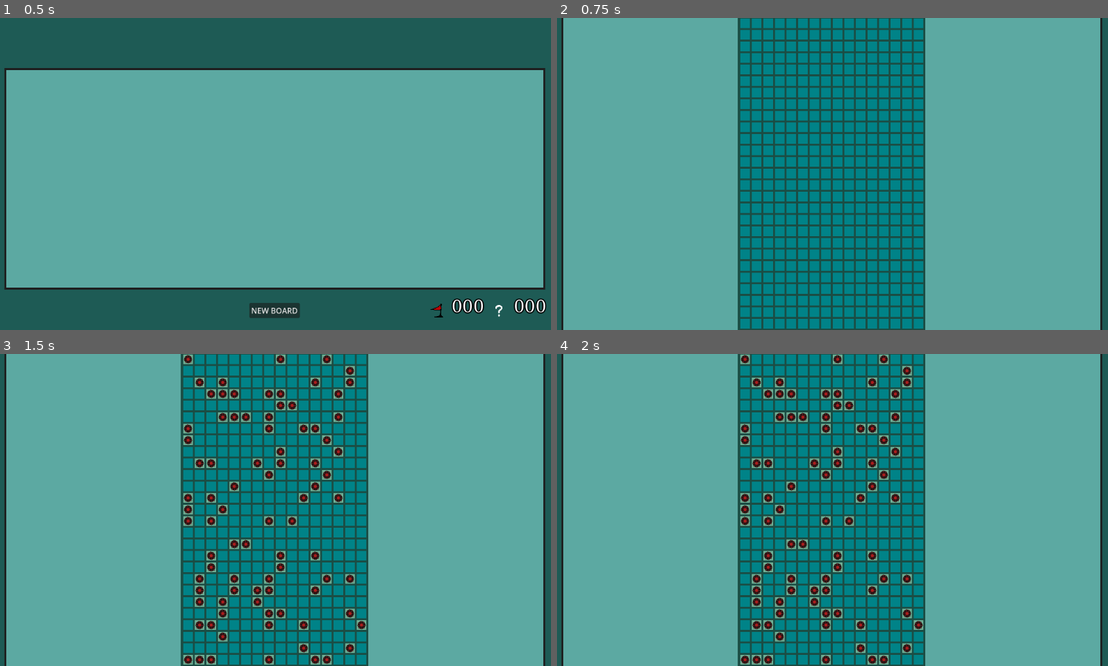
Above: before the commit, frames 1-4 (two rows, left to right).
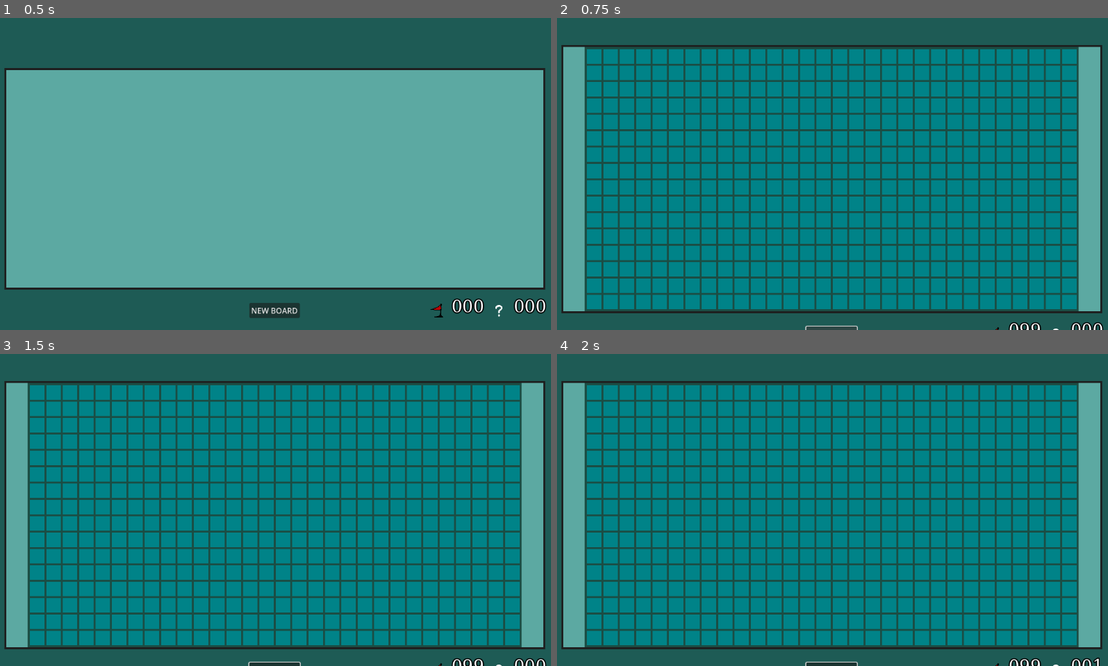
Above: after the commit, the same moments.

Repository: yuris2024/minesweeper
Game: Godot game, scene res://GameManager.tscn
Same seed, same stepped clock (60 frames per second), same inputs: the game is played once before the commit and once after it.
Inputs (mouse positions are in pixels of both pictures, inside the frame that each line leads up to):
- Up to frame 1 (0.5 s): no input
- Up to frame 2 (0.75 s): click "NEW BOARD" at 0.5 s
- Up to frame 3 (1.5 s): click (187, 360) at 1.27 s
- Up to frame 4 (2 s): no input

Frame 1 is identical in both runs. In frame 2, 73% of the frame differs, in the area x 0-100%, y 0-100%; in frame 3, 76%; in frame 4, 76%.

Commit message:
Fix rows and columns logic so that boards are generated correctly

Diff:
--- a/GameBoard.gd
+++ b/GameBoard.gd
@@ -9,7 +9,7 @@
 var cell_scene: PackedScene = preload("res://cell.tscn")
 var open_cells: int = 0
 var game_lost: bool = false
-var cell_size = 20
+var cell_size = 30
 @onready var gridcontainer_path = $ColorRect/GridContainer
 
 signal flagged2
@@ -28,8 +28,8 @@
 	grid_rows = rows
 	grid_cols = cols
 	num_of_mines = mines
-	$ColorRect/GridContainer.set_columns(grid_cols)
-	custom_minimum_size = Vector2(grid_cols*(cell_size + 4) + 5,grid_rows*(cell_size + 4) + 5)
+	$ColorRect/GridContainer.set_columns(grid_rows)
+	custom_minimum_size = Vector2(grid_rows*(cell_size + 4) + 5,grid_cols*(cell_size + 4) + 5)
 	board_mines = []
 	is_populated = false
 	open_cells = 0
